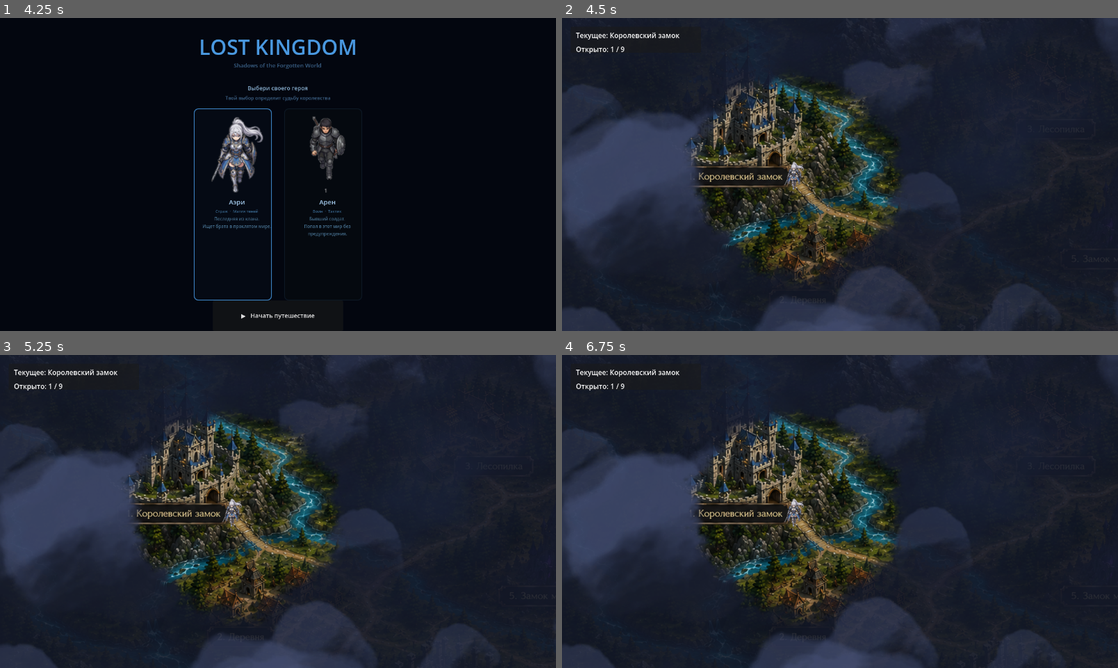
Above: before the commit, frames 1-4 (two rows, left to right).
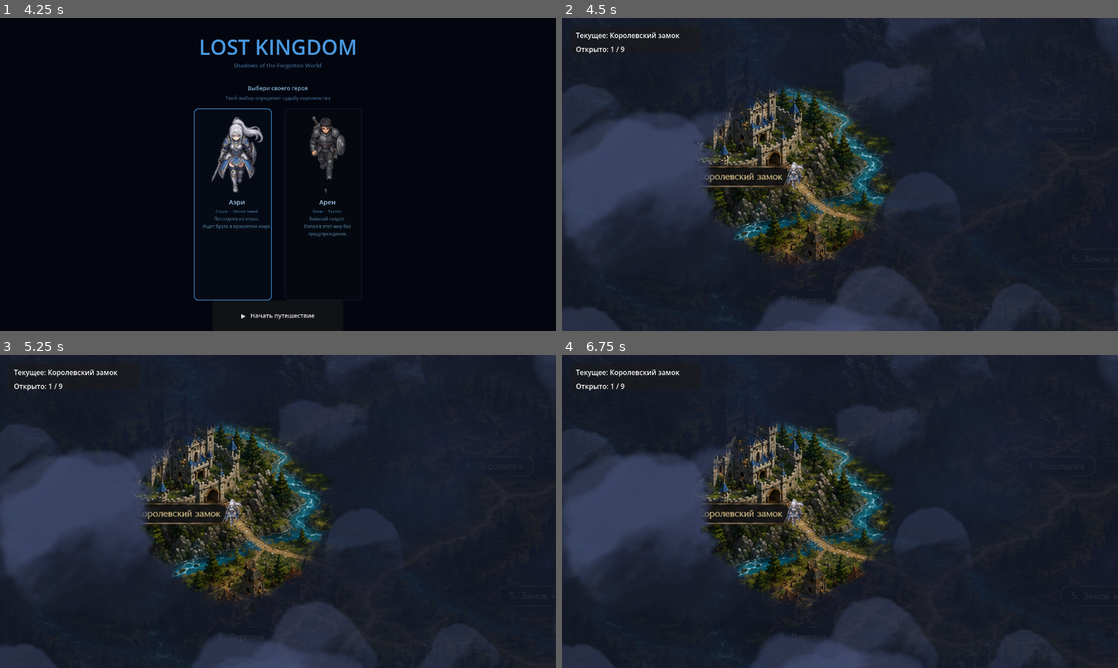
Above: after the commit, the same moments.

Repository: ikulikov99-tech/Lost-Kingdom
Game: Godot game, scene res://Splash.tscn
Two runs of this game, one before a commit and one after it. Both use one fixed random seed, a clock stepped at 60 frames per second and the inputs below.
Inputs (mouse positions are in pixels of both pictures, inside the frame that each line leads up to):
- Up to frame 1 (4.25 s): click "▶ НАЧАТЬ ИГРУ" at 0.5 s; tap Enter at 1.25, 2.75 s; move the mouse to (400, 158) at 1.27 s; click (400, 158) at 1.42 s; tap Space at 2, 3.5 s; move the mouse to (166, 190) at 2.02 s; click (166, 190) at 2.17 s; move the mouse to (333, 105) at 2.77 s; click (333, 105) at 2.92 s; move the mouse to (250, 237) at 3.52 s; click (250, 237) at 3.67 s
- Up to frame 2 (4.5 s): click "▶ Начать путешествие" at 4.25 s
- Up to frame 3 (5.25 s): tap Enter at 5 s; move the mouse to (444, 558) at 5.02 s; click (444, 558) at 5.17 s
- Up to frame 4 (6.75 s): tap Space at 5.75 s; move the mouse to (673, 464) at 5.77 s; click (673, 464) at 5.92 s; move the mouse to (867, 511) at 6.52 s; click (867, 511) at 6.67 s

Frame 1 is identical in both runs. In frame 2, 2.2% of the frame differs, in the area x 22-61%, y 19-85%; in frame 3, 2.1%; in frame 4, 2.1%.

Commit message:
feat: reduce hero visibility radius 160 -> 90 (exploration feel)
- fog_mask.gdshader: hero_reveal_r 160 -> 90 (-44%), edge_amp_hero
  58 -> 30 (proportional, keeps fog pockets off the hero)
- Main.gd: new HERO_VISIBLE_R=90 for the hero branch of
  _is_road_point_visible; discovered locations keep ROAD_VISIBLE_R=160
- Player sees less road ahead; groundwork for ambushes/events

Co-Authored-By: Claude Opus 4.8 <noreply@anthropic.com>

Diff:
--- a/Main.gd
+++ b/Main.gd
@@ -73,8 +73,11 @@
 # ── Исследование дорог через Path2D (Итерация 1) ─────────────────
 # Расстояние от клика до кривой чтобы засчитать попадание
 const ROAD_CLICK_DIST  := 35.0
-# Радиус видимости — совпадает с reveal_r шейдера
+# Радиус видимости вокруг открытых локаций — совпадает с reveal_r шейдера
 const ROAD_VISIBLE_R   := 160.0
+# Радиус видимости вокруг героя — совпадает с hero_reveal_r шейдера.
+# Уменьшен 160 -> 90: меньше обзор вперёд по дороге, сильнее исследование
+const HERO_VISIBLE_R   := 90.0
 # Расстояние до вейпоинта чтобы засчитать прибытие
 const ARRIVAL_RADIUS   := 60.0
 
@@ -360,7 +363,7 @@
 ## Проверяет, попадает ли точка в открытую зону тумана.
 ## Зеркалит логику шейдера: radial reveal вокруг героя и discovered-локаций.
 func _is_road_point_visible(point: Vector2) -> bool:
-	if hero.global_position.distance_to(point) < ROAD_VISIBLE_R:
+	if hero.global_position.distance_to(point) < HERO_VISIBLE_R:
 		return true
 	for id in discovered.keys():
 		if (discovered[id] as bool) and _pos(id).distance_to(point) < ROAD_VISIBLE_R:
--- a/fog_mask.gdshader
+++ b/fog_mask.gdshader
@@ -18,7 +18,8 @@
 
 // ── Герой ──
 uniform vec2  hero_pos      = vec2(-99999.0, -99999.0);
-uniform float hero_reveal_r = 160.0;
+// Уменьшен 160 -> 90: игрок видит меньше вперёд, сильнее ощущение исследования
+uniform float hero_reveal_r = 90.0;
 
 // ── Trail (FIFO 8 точек) ──
 uniform int  trail_count = 0;
@@ -50,7 +51,7 @@
 // ── Рваные края: контрастная noise mask, два масштаба ──
 uniform sampler2D edge_tex : repeat_enable, filter_linear_mipmap;
 uniform float edge_amp      = 75.0;  // амплитуда рваности (px): выступы и карманы
-uniform float edge_amp_hero = 58.0;  // у ореола героя — почти та же рваность
+uniform float edge_amp_hero = 30.0;  // пропорционально hero_reveal_r=90
 
 void fragment() {
     vec2 screen_px = (UV - vec2(0.5)) * vp_size;
